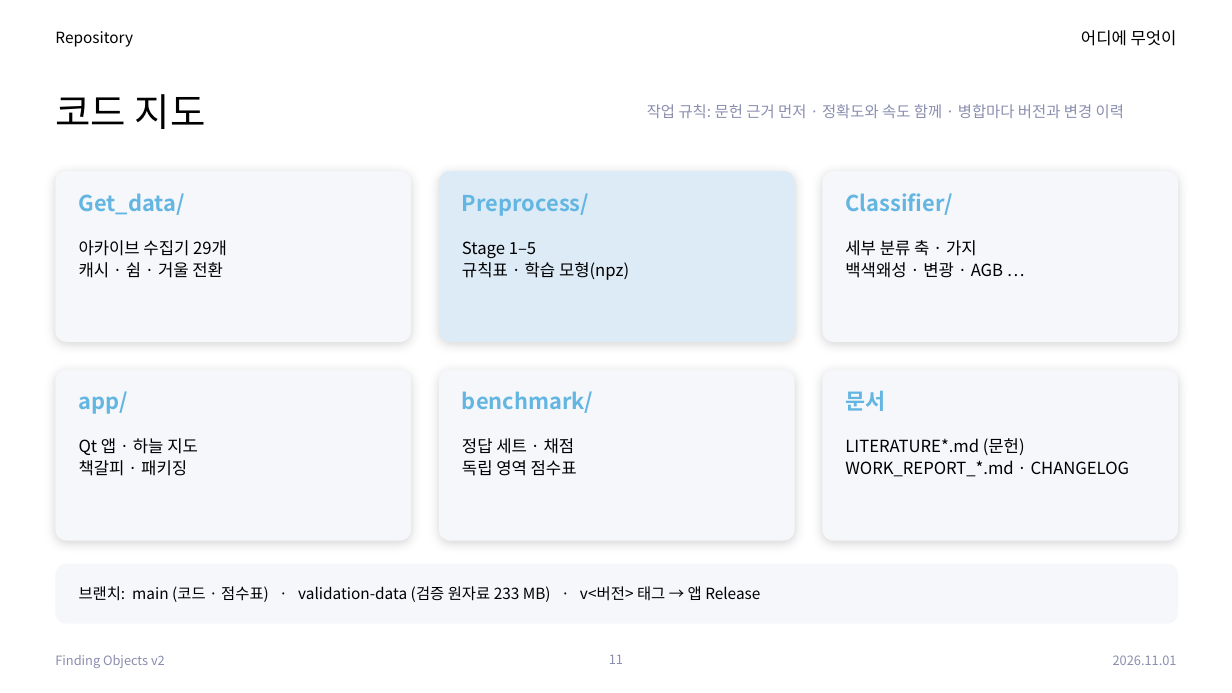
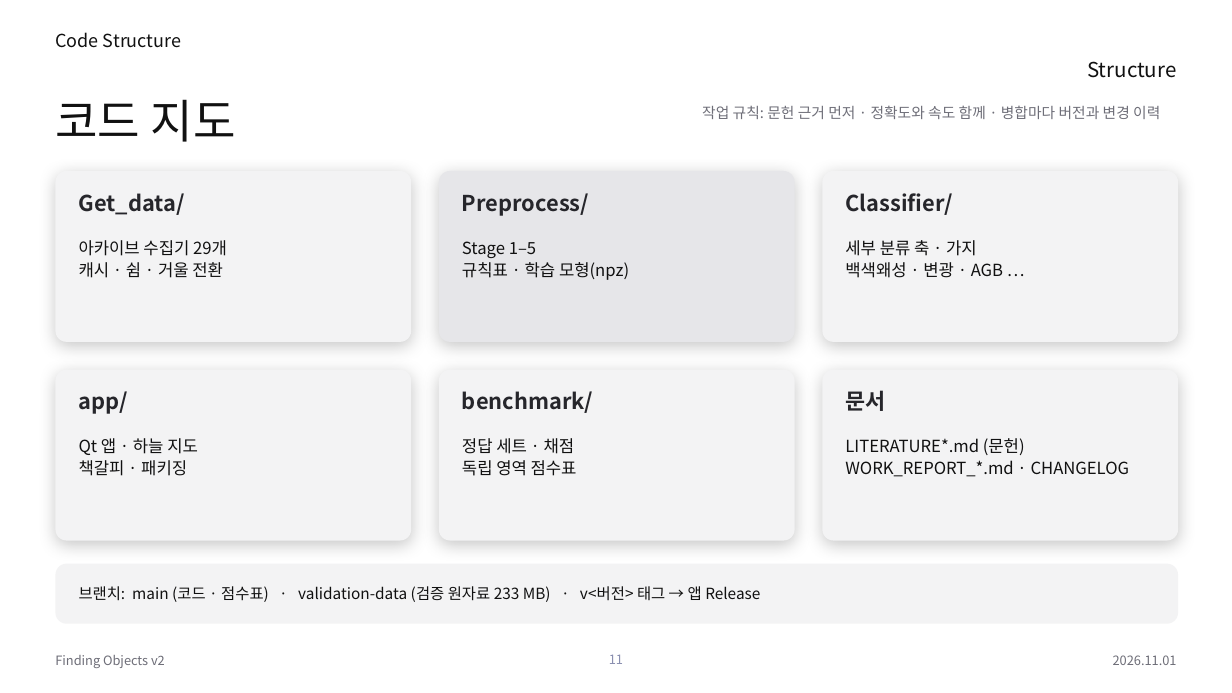
Before and after one commit to Pinchpeach/Finding_objects, a slide deck: slide 11 of v2/document/PIPELINE_STACK_v2.44.0.pptx. Drawn at 1232x693 pixels with LibreOffice and Linux fonts; fonts in the diff are those of the drawing. Boxes give left, top, right and bottom in pixels: in the first picture for what was removed or moved away, otherwise in the second. Text is boxed around its words. In the diff, an @@ line names an element or a change of style, - is before the commit and + after.

```diff
--- a/v2/document/PIPELINE_STACK_v2.44.0.pptx
+++ b/v2/document/PIPELINE_STACK_v2.44.0.pptx
@@ text at <box>55,32,181,48</box>: text changed; size 12 to 14 pt; text colour #000000 to #111111 @@
-Repository
+Code Structure
@@ title "코드 지도" at <box>55,99,236,142</box>: size 30 to 36 pt, text colour #000000 to #111111 @@
@@ text at <box>1087,61,1176,78</box>: text changed; size 13 to 16 pt; text colour #000000 to #111111 @@
-어디에 무엇이
+Structure
@@ text "작업 규칙: 문헌 근거 먼저 ...": place and size @@
-text "작업 규칙: 문헌 근거 먼저 ..." at <box>647,104,1124,118</box>
+text "작업 규칙: 문헌 근거 먼저 ..." at <box>702,106,1160,119</box>
@@ text "작업 규칙: 문헌 근거 먼저 ..." at <box>702,106,1160,119</box>: size 12 to 11.5 pt, text colour #8A8FB0 to #6E6E78; vertical alignment middle to top @@
@@ rounded rectangle at <box>439,171,795,342</box>: fill #DDEBF7 to #E6E6E9; shadow changed @@
@@ fill #F6F7FA to #F3F3F4; shadow changed in 5 elements at <box>55,171,411,342</box>, <box>823,171,1178,342</box>, <box>55,370,411,541</box>, <box>439,370,795,541</box>, <box>823,370,1178,541</box> @@
@@ text colour #63B6E2 to #26262B in 6 elements at <box>79,193,185,215</box>, <box>462,193,589,216</box>, <box>845,193,952,215</box>, <box>79,391,128,414</box>, <box>462,391,593,413</box>, <box>845,390,885,411</box> @@
@@ rounded rectangle at <box>55,564,1178,624</box>: fill #F6F7FA to #F3F3F4 @@
@@ text colour #000000 to #111111 in 7 elements at <box>79,240,227,278</box>, <box>462,241,629,280</box>, <box>845,240,1003,278</box>, <box>79,438,198,476</box>, <box>462,438,577,476</box>, <box>845,438,1130,477</box>, <box>79,586,760,602</box> @@
@@ text "Finding Objects v2" at <box>55,655,165,668</box>: text colour #8A8FB0 to #6E6E78 @@
@@ text "2026.11.01" at <box>1113,655,1177,665</box>: text colour #8A8FB0 to #6E6E78 @@
```
Also in this commit, not shown: 11 other slides changed, 1 other file.
